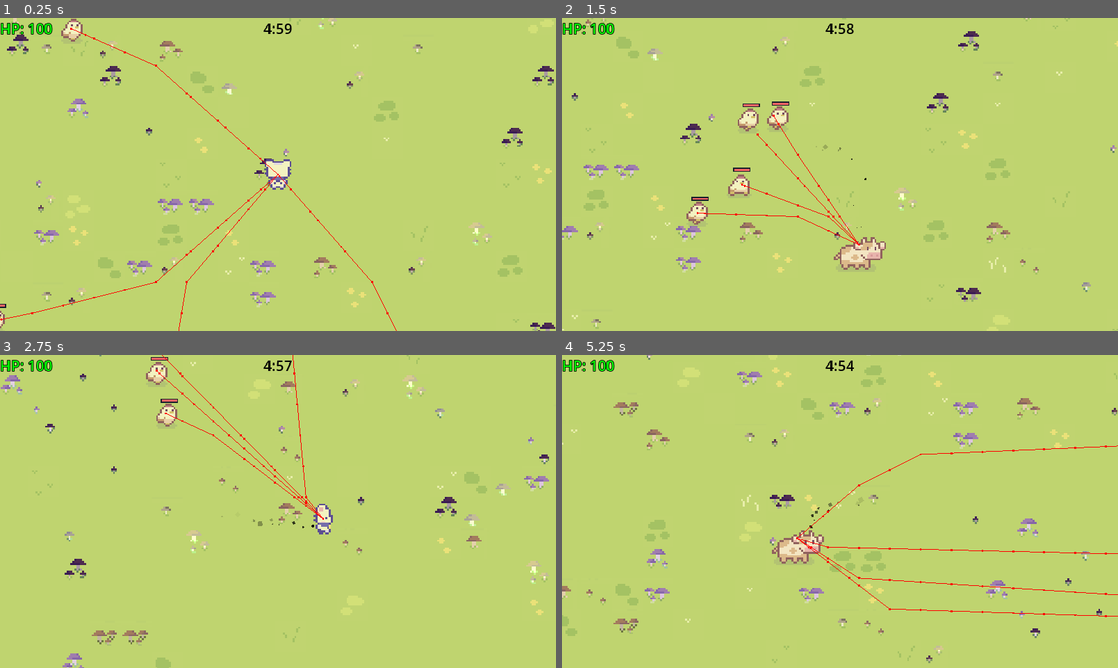
Above: before the commit, frames 1-4 (two rows, left to right).
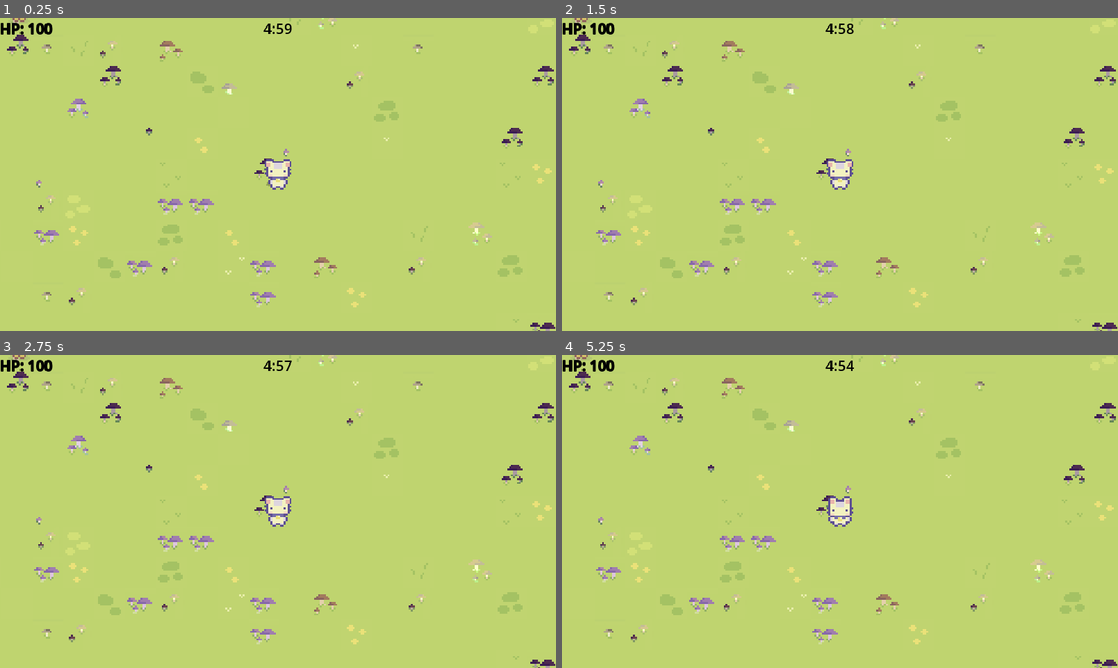
Above: after the commit, the same moments.

Repository: pick-ax-e/Mini-Jam-156-Jame-Gam-29
Game: Godot game, scene res://scenes/main.tscn
Two runs of this game, one before a commit and one after it. Both use one fixed random seed, a clock stepped at 60 frames per second and the inputs below.
Inputs:
- Up to frame 1 (0.25 s): no input
- Up to frame 2 (1.5 s): hold D (move_right) 0.53-1.28 s; hold 1 (attack1) 0.53-1.28 s; hold S (move_back) from 1.28 s (still down); tap Space (special) at 1.35 s
- Up to frame 3 (2.75 s): release S (move_back) at 2.03 s; hold D (move_right) from 2.03 s (still down); hold 1 (attack1) from 2.03 s (still down)
- Up to frame 4 (5.25 s): release D (move_right) at 2.78 s; release 1 (attack1) at 2.78 s; hold W (move_forward) 2.78-3.53 s; tap Space (special) at 2.85, 4.35 s; hold 1 (attack1) 3.53-4.28 s; hold A (move_left) 3.53-5.03 s; hold S (move_back) from 5.03 s (still down); hold 1 (attack1) from 5.03 s (still down)

The runs differ from the first frame. In frame 1, 0.8% of the frame differs, in the area x 0-72%, y 0-100%; in frame 2, 7.9%, in the area x 0-100%, y 0-100%; in frame 3, 6.5%; in frame 4, 7.9%.
Error after the commit: Parse Error: Expected ":" after function declaration. (res://scripts/Player/player.gd:14)

Commit message:
resetting

Diff:
--- a/scripts/Player/player.gd
+++ b/scripts/Player/player.gd
@@ -9,7 +9,15 @@
 
 	player_health -= damage
 
+var resetting:bool = false
+
+func reset() #oh my god IT DOESNT SUPPORT STRUCTS EITHER
+	resetting = true
+
 # above are intended for public use
+var healthOverTime:Array = []
+var posOverTime: Array = []
+
 var particles: CPUParticles2D
 
 const accel = 40
@@ -43,11 +51,19 @@
 	animatedSprite = $AnimatedSprite2D
 	particles = $CPUParticles2D
 
+func _process(delta):
+	if resetting:
+		handleResetting()
+
 func _physics_process(delta):
+	if resetting:
+		return
 	handleTimedActions(delta)
 	handlePlayerMovement()
 	handlePlayerAnimations()
 
+func handleResetting():
+	print("buh")
 
 func handleTimedActions(delta):
 	# map inputs to action
--- a/scripts/singleton.gd
+++ b/scripts/singleton.gd
@@ -24,4 +24,5 @@
 
 func reset():
 	#play time loop animation here
+	player_node.reset() # i can do this through the player
 	get_tree().reload_current_scene()
